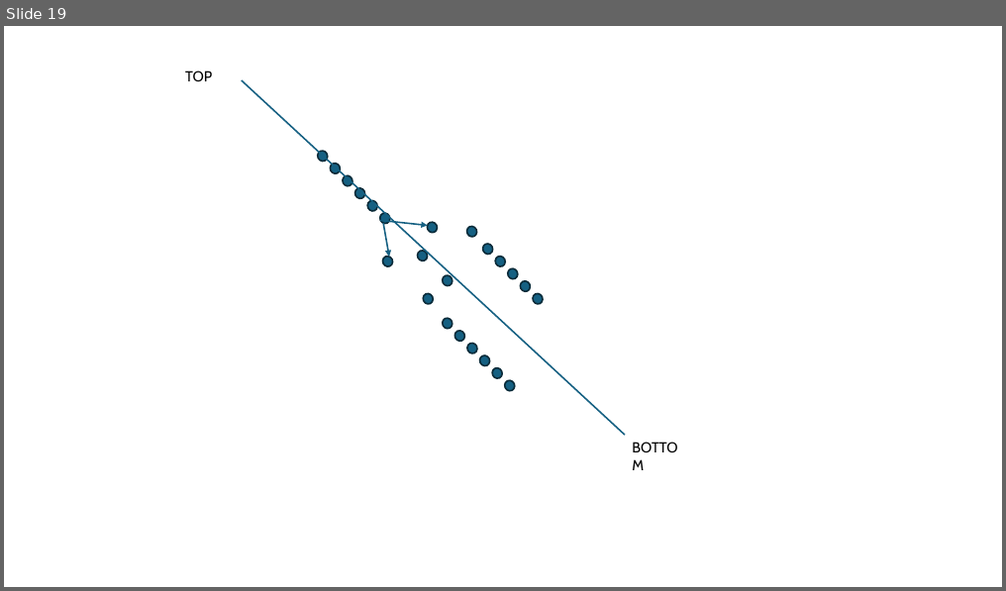
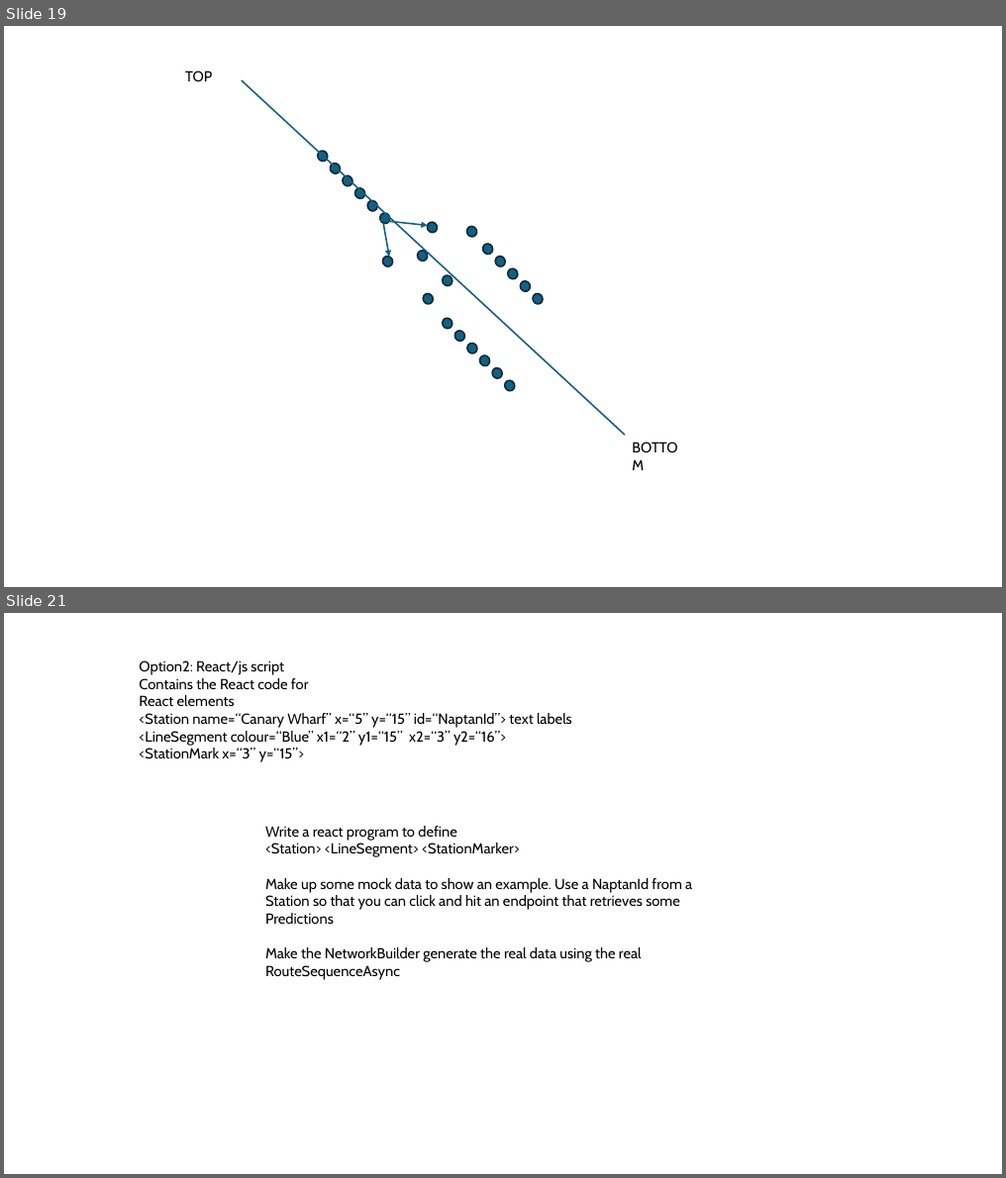
Before and after one commit to wai-t/CSIntro, a slide deck: ClassNotes/The Tfl Project.pptx. Shown one above the other, each under a label of ours: slide 19 before the commit, slides 19 and 21 after it; the slides between them are not shown. The pictures are 1006x591 and 1006x1178 pixels, drawn with LibreOffice and Linux fonts; fonts in the diff are those of the drawing. Boxes give left, top, right and bottom in pixels: in the first picture for what was removed or moved away, otherwise in the second. Text is boxed around its words. In the diff, an @@ line names an element or a change of style, - is before the commit and + after.

Commit message:
LineDiagram algorithm demo

```diff
--- a/ClassNotes/The Tfl Project.pptx
+++ b/ClassNotes/The Tfl Project.pptx
@@ slide 21 added at (4, 613, 1002, 1174), background #FFFFFF @@
@@ text added at (139, 661, 572, 762), 14 pt, text #000000 @@
+Option2: React/js script
+Contains the React code for
+React elements
+<Station name=“Canary Wharf” x=“5” y=“15” id=“NaptanId”> text labels
+<LineSegment colour=“Blue” x1=“2” y1=“15” x2=“3” y2=“16”>
+<StationMark x=“3” y=“15”>
@@ text added at (265, 826, 692, 980), 14 pt, text #000000 @@
+Write a react program to define
+<Station> <LineSegment> <StationMarker>
+Make up some mock data to show an example. Use a NaptanId from a Station so that you can click and hit an endpoint that retrieves some Predictions
+Make the NetworkBuilder generate the real data using the real RouteSequenceAsync
```
Also in this commit, not shown: 2 other slides added.
